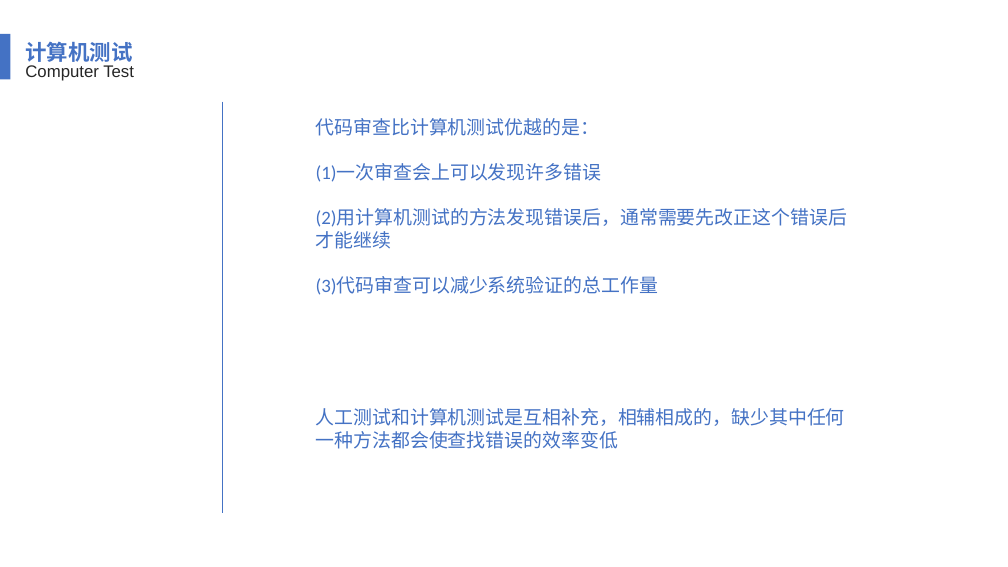
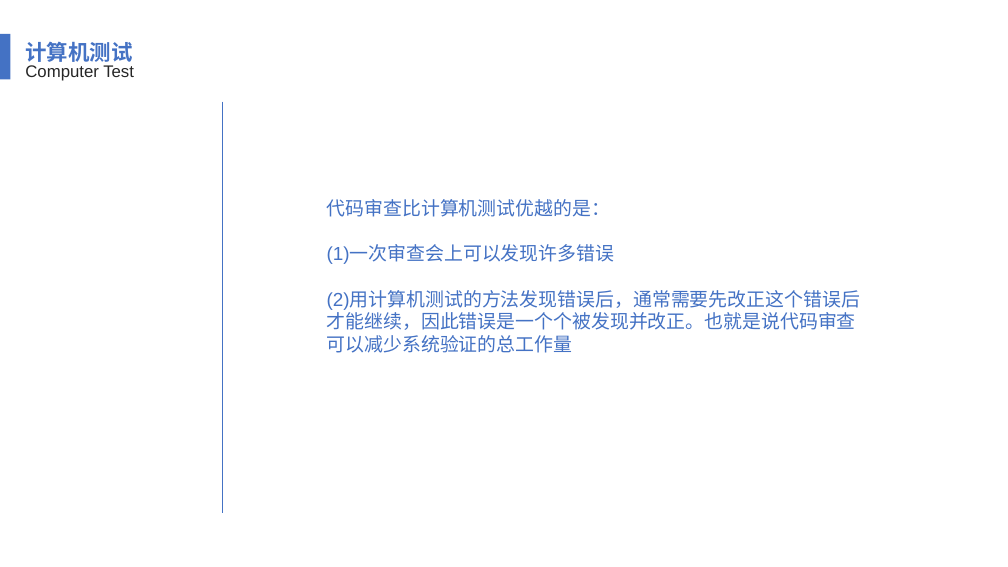
Before and after one commit to SE2018-G11/Chat-helper, a slide deck: slide 31 of 翻转课堂1.pptx (slide 21 before the commit). Drawn at 1008x567 pixels with LibreOffice and Linux fonts; fonts in the diff are those of the drawing. Boxes give left, top, right and bottom in pixels: in the first picture for what was removed or moved away, otherwise in the second. Text is boxed around its words. In the diff, an @@ line names an element or a change of style, - is before the commit and + after.

Commit message:
7.3-翻转课堂1-V0.0.2

```diff
--- a/翻转课堂1.pptx
+++ b/翻转课堂1.pptx
@@ text "代码审查比计算机测试优越的是：": place and size @@
-text "代码审查比计算机测试优越的是：" at <box>316,118,847,295</box>
+text "代码审查比计算机测试优越的是：" at <box>327,199,860,353</box>
@@ text at <box>327,199,860,310</box>: font Calibri to Arial in "代码审查比计算机测试优越的是：", "(1)一次审查会上可以发现许多错误", "(2)用计算机测试的方法发现错误后，通常需要先改正这个错误后" @@
@@ text at <box>327,309,856,353</box>: text changed; font Calibri to Arial @@
-才能继续
-(3)代码审查可以减少系统验证的总工作量
+才能继续，因此错误是一个个被发现并改正。也就是说代码审查可以减少系统验证的总工作量
@@ text removed at <box>316,408,845,449</box> @@
-人工测试和计算机测试是互相补充，相辅相成的，缺少其中任何一种方法都会使查找错误的效率变低
```
Also in this commit, not shown: 14 other slides changed, 14 slides added.
